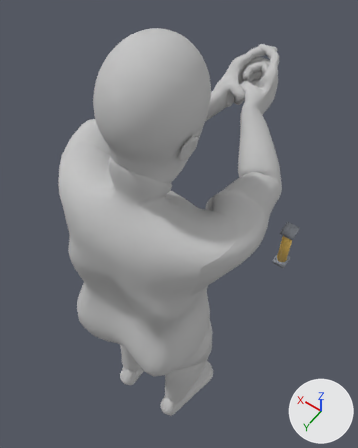
An edit to the Blender file character-base/characters/dwarf_blank/dwarf_blank.blend, drawn before and after from the same camera.
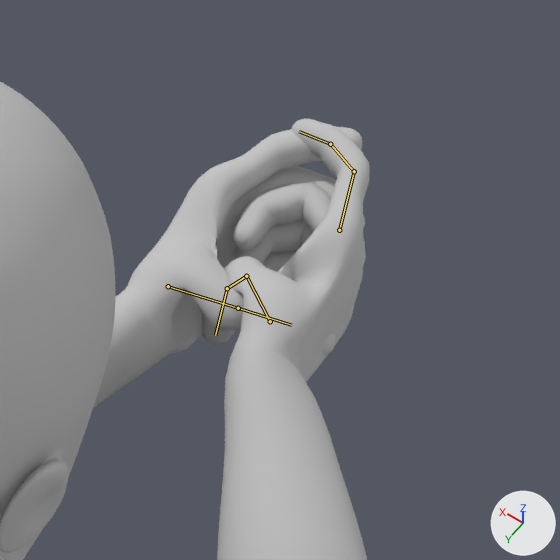
There are two pictures of each version: one whole from a 50 mm lens placed at (-0.438, 0.472, 1.742), pointed at (0.042, -0.201, 0.685), one close up on the part from 50% to 92% of the width and 3% to 36% of the height. Every picture has the same lights, and +X, +Y and +Z are marked at lower right. The first two pictures are the older version. Both versions are drawn at frame 0 of the action 'pistol_aim_2h'; the numbers are the values there. The bones that change are drawn over the model as lines in the close-ups.

Objects in the first close-up: 'Forearm_L', 'Forearm_R', 'Hand_L', 'Hand_R', 'Head'.
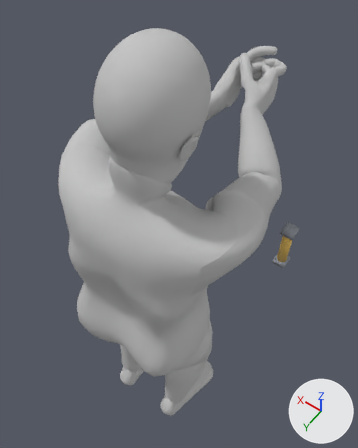
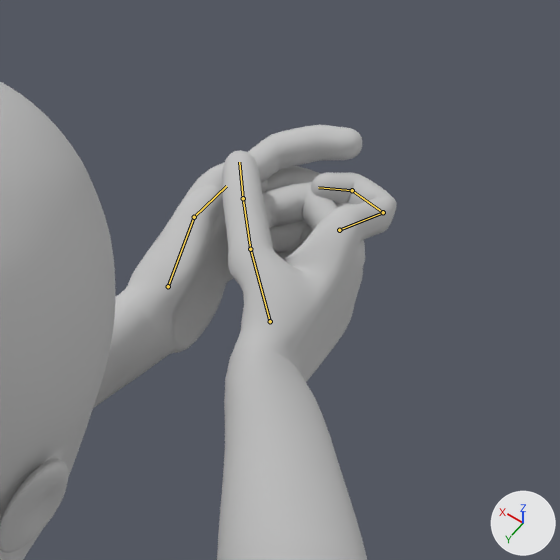
Pixel boxes [x1, y1, x2, y2] of what changed, in the close-ups (560 x 560 px):
'Hand_R', posed (12% shorter): before [202, 118, 370, 382]; after [222, 150, 397, 382]
'Hand_L', posed: before [120, 126, 365, 356]; after [120, 125, 362, 356]
bone 'thumb_01_L', root to tip: before (168, 286) to (238, 308); after (168, 286) to (194, 217)
bone 'thumb_02_L', root to tip: before (238, 308) to (291, 325); after (194, 217) to (226, 186)
bone 'index_01_R', root to tip: before (339, 230) to (354, 171); after (339, 230) to (383, 212)
bone 'index_02_R', root to tip: before (354, 171) to (330, 144); after (383, 212) to (352, 190)
bone 'index_03_R', root to tip: before (330, 144) to (299, 131); after (352, 190) to (318, 187)
bone 'thumb_01_R', root to tip: before (270, 321) to (246, 276); after (270, 321) to (250, 249)
bone 'thumb_02_R', root to tip: before (246, 276) to (227, 288); after (250, 249) to (243, 198)
bone 'thumb_03_R', root to tip: before (227, 288) to (215, 335); after (243, 198) to (239, 162)

The change in detail:
Bone 'thumb_01_L' (bone_thumb_01_l) turns from (50, 0, 50) to (-10, 0, -30) degrees about its own x, y and z.
Bone 'thumb_02_L' (bone_thumb_02_l) turns from (16, 0, 0) to (22, 0, 0) degrees about its own x, y and z.
Bone 'index_01_R' (bone_index_01_r) turns from (12, 0, 0) to (-17, 10, 28) degrees about its own x, y and z.
Bone 'index_02_R' (bone_index_02_r) turns from (35, 0, 0) to (80, 0, 0) degrees about its own x, y and z.
Bone 'index_03_R' (bone_index_03_r) turns from (20, 0, 0) to (52, 0, 0) degrees about its own x, y and z.
Bone 'thumb_01_R' (bone_thumb_01_r) turns from (50, 0, 0) to (18, 0, -14) degrees about its own x, y and z.
Bone 'thumb_02_R' (bone_thumb_02_r) turns from (40, 0, 0) to (3, 0, 0) degrees about its own x, y and z.
Bone 'thumb_03_R' (bone_thumb_03_r) turns from (55, 0, 0) to (5, 0, 0) degrees about its own x, y and z.
